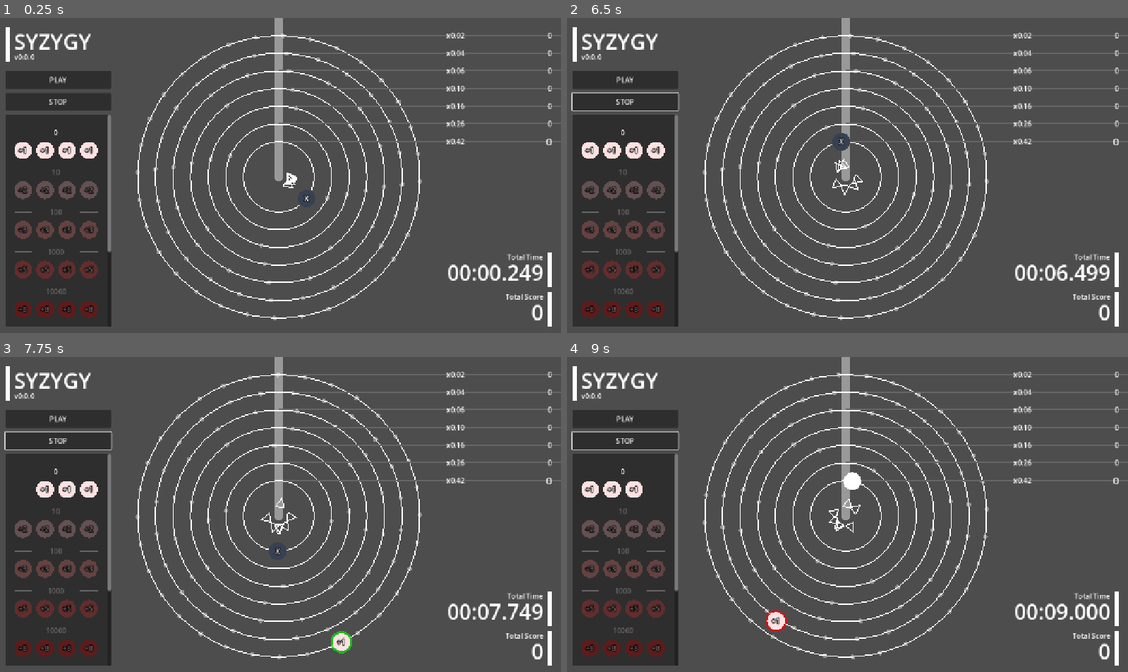
Above: before the commit, frames 1-4 (two rows, left to right).
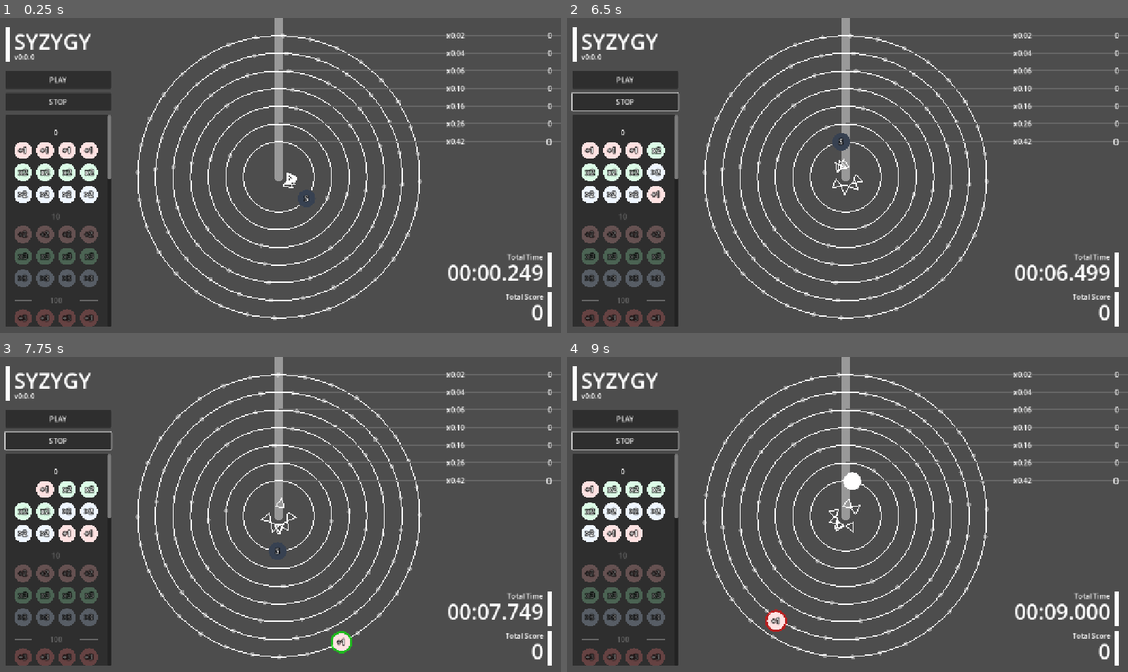
Above: after the commit, the same moments.

Repository: kamikoloss/syzygy
Game: Godot game, scene res://scenes/main.tscn
Same seed, same stepped clock (60 frames per second), same inputs: the game is played once before the commit and once after it.
Inputs (mouse positions are in pixels of both pictures, inside the frame that each line leads up to):
- Up to frame 1 (0.25 s): no input
- Up to frame 2 (6.5 s): click "PLAY" at 0.5 s; click "PLAY" at 1.25 s; click "STOP" at 2 s; click "STOP" at 2.75 s; click "PLAY" at 3.5 s; click "STOP" at 4.25 s; drag from (875, 197) to (864, 96) at 5.02 s; drag from (589, 150) to (864, 96) at 5.77 s
- Up to frame 3 (7.75 s): move the mouse to (22, 489) at 6.52 s; click (22, 489) at 6.67 s; drag from (22, 489) to (342, 643) at 7.27 s
- Up to frame 4 (9 s): drag from (897, 646) to (740, 612) at 8.02 s; drag from (735, 602) to (858, 656) at 8.77 s

The runs differ from the first frame. In frame 1, 4.1% of the frame differs, in the area x 2-56%, y 46-98%; in frame 2, 4.2%; in frame 3, 4.3%; in frame 4, 4.4%, in the area x 2-20%, y 39-98%.

Commit message:
add ChipType: TIME, TIME_S, SPEED, SPEED_S

Diff:
--- a/scenes/main.gd
+++ b/scenes/main.gd
@@ -145,17 +145,17 @@
 func _init_chip_storages() -> void:
     for price in Data.CHIP_STORAGE_DATA.keys():
         #print("_init_chip_storages() price: %s" % [price])
+        var chip_storage: ChipStorage = _chip_storage_scene.instantiate()
+        chip_storage.price = price
         for data in Data.CHIP_STORAGE_DATA[price]:
-            var chip_storage: ChipStorage = _chip_storage_scene.instantiate()
-            chip_storage.price = price
-            _chip_storages_parent.add_child(chip_storage)
             for i in data[1]:
                 var new_chip: Chip = _chip_scene.instantiate()
                 new_chip.type = data[0]
                 new_chip.price = price
                 chip_storage.chips_parent.add_child(new_chip)
-            # MUST after chip_storage.chips_parent.add_child()
-            chip_storage.is_locked = true
+        _chip_storages_parent.add_child(chip_storage)
+        # MUST after chip_storage.chips_parent.add_child()
+        chip_storage.is_locked = true
 
 
 func _try_unlock_storages() -> void:
--- a/scripts/data.gd
+++ b/scripts/data.gd
@@ -4,49 +4,95 @@
 enum ChipType {
     NONE,
     ACCOUNT,
+    ADD_1, ADD_2, ADD_3, ADD_4, ADD_5, ADD_6, ADD_7,
     CLEAR,
-    PLUS_1, PLUS_2, PLUS_3, PLUS_4, PLUS_5, PLUS_6, PLUS_7, PLUS_8, PLUS_9,
+    SPEED_1, SPEED_2, SPEED_3, SPEED_4, SPEED_5, SPEED_6, SPEED_7,
+    SPEED_S_1, SPEED_S_2, SPEED_S_3, SPEED_S_4,
+    TIME_1, TIME_2, TIME_3, TIME_4, TIME_5, TIME_6, TIME_7,
+    TIME_S_1, TIME_S_2, TIME_S_3, TIME_S_4,
 }
 
 ## { ChipType: [ <Label>, <Color>, <score> ], ... }
 ## ref. https://v3.tailwindcss.com/docs/customizing-colors
 const CHIP_DATA := {
-    ChipType.NONE:      ["",    Color("#374151"), -1],
-    ChipType.ACCOUNT:   ["X",   Color("#374151"), -1],
+    ChipType.NONE:      ["",    Color("#374151"), -1], # gray-700
+    ChipType.ACCOUNT:   ["S",   Color("#374151"), -1], # gray-700
+    ChipType.ADD_1:     ["+1",  Color("#fee2e2"), 1],
+    ChipType.ADD_2:     ["+2",  Color("#fecaca"), 2],
+    ChipType.ADD_3:     ["+3",  Color("#fca5a5"), 3],
+    ChipType.ADD_4:     ["+5",  Color("#f87171"), 5],
+    ChipType.ADD_5:     ["+8",  Color("#ef4444"), 8],
+    ChipType.ADD_6:     ["+13", Color("#dc2626"), 13],
+    ChipType.ADD_7:     ["+21", Color("#b91c1c"), 21],
     ChipType.CLEAR:     ["!!!", Color("#ffffff"), -1], # Rainbow
-    ChipType.PLUS_1:    ["+1",  Color("#fee2e2"), 1],
-    ChipType.PLUS_2:    ["+2",  Color("#fecaca"), 2],
-    ChipType.PLUS_3:    ["+3",  Color("#fca5a5"), 3],
-    ChipType.PLUS_4:    ["+5",  Color("#f87171"), 5],
-    ChipType.PLUS_5:    ["+8",  Color("#ef4444"), 8],
-    ChipType.PLUS_6:    ["+13", Color("#dc2626"), 13],
-    ChipType.PLUS_7:    ["+21", Color("#b91c1c"), 21],
-    ChipType.PLUS_8:    ["+34", Color("#991b1b"), 34],
-    ChipType.PLUS_9:    ["+55", Color("#7f1d1d"), 55],
+    ChipType.SPEED_1:   [">2",  Color("#eff6ff"), 2],
+    ChipType.SPEED_2:   [">3",  Color("#dbeafe"), 3],
+    ChipType.SPEED_3:   [">4",  Color("#93c5fd"), 4],
+    ChipType.SPEED_4:   [">5",  Color("#60a5fa"), 5],
+    ChipType.SPEED_5:   [">6",  Color("#3b82f6"), 6],
+    ChipType.SPEED_6:   [">7",  Color("#2563eb"), 7],
+    ChipType.SPEED_7:   [">8",  Color("#1d4ed8"), 8],
+    ChipType.SPEED_S_1: ["S<2", Color("#fef9c3"), 2],
+    ChipType.SPEED_S_2: ["S<3", Color("#fef08a"), 3],
+    ChipType.SPEED_S_3: ["S<4", Color("#fde047"), 4],
+    ChipType.SPEED_S_4: ["S<5", Color("#facc15"), 5],
+    ChipType.TIME_1:    ["x2",  Color("#dcfce7"), 2],
+    ChipType.TIME_2:    ["x3",  Color("#bbf7d0"), 3],
+    ChipType.TIME_3:    ["x4",  Color("#86efac"), 4],
+    ChipType.TIME_4:    ["x5",  Color("#4ade80"), 5],
+    ChipType.TIME_5:    ["x6",  Color("#22c55e"), 6],
+    ChipType.TIME_6:    ["x7",  Color("#16a34a"), 7],
+    ChipType.TIME_7:    ["x8",  Color("#15803d"), 8],
+    ChipType.TIME_S_1:  ["Sx2", Color("#f3e8ff"), 2],
+    ChipType.TIME_S_2:  ["Sx3", Color("#e9d5ff"), 3],
+    ChipType.TIME_S_3:  ["Sx4", Color("#d8b4fe"), 4],
+    ChipType.TIME_S_4:  ["Sx5", Color("#c084fc"), 5],
 }
 
 ## { <price>: [ [ ChipType, <Amount> ], ... ], ... }
 const CHIP_STORAGE_DATA := {
     0: [
-        [ChipType.PLUS_1, 4],
+        [ChipType.ADD_1, 4],
+        [ChipType.TIME_1, 4],
+        [ChipType.SPEED_1, 4],
     ],
     10: [
-        [ChipType.PLUS_2, 4],
+        [ChipType.ADD_2, 4],
+        [ChipType.TIME_2, 4],
+        [ChipType.SPEED_2, 4],
     ],
     100: [
-        [ChipType.PLUS_3, 4],
+        [ChipType.ADD_3, 4],
+        [ChipType.TIME_3, 4],
+        [ChipType.SPEED_3, 4],
     ],
     1_000: [
-        [ChipType.PLUS_4, 4],
+        [ChipType.ADD_4, 4],
+        [ChipType.TIME_4, 4],
+        [ChipType.SPEED_4, 4],
+        [ChipType.TIME_S_1, 2],
+        [ChipType.SPEED_S_1, 2],
     ],
     10_000: [
-        [ChipType.PLUS_5, 4],
+        [ChipType.ADD_5, 4],
+        [ChipType.TIME_5, 4],
+        [ChipType.SPEED_5, 4],
+        [ChipType.TIME_S_2, 2],
+        [ChipType.SPEED_S_2, 2],
     ],
     100_000: [
-        [ChipType.PLUS_6, 4],
+        [ChipType.ADD_6, 4],
+        [ChipType.TIME_6, 4],
+        [ChipType.SPEED_6, 4],
+        [ChipType.TIME_S_3, 2],
+        [ChipType.SPEED_S_3, 2],
     ],
     1_000_000: [
-        [ChipType.PLUS_7, 4],
+        [ChipType.ADD_7, 4],
+        [ChipType.TIME_7, 4],
+        [ChipType.SPEED_7, 4],
+        [ChipType.TIME_S_4, 2],
+        [ChipType.SPEED_S_4, 2],
     ],
     999_999_999: [
         [ChipType.CLEAR, 1],
